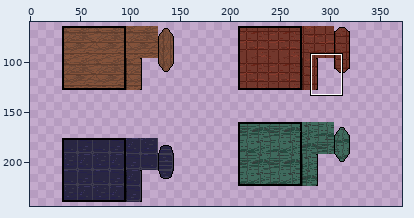
File history of a sprite sheet, Sneaky Game FIX/sprites/sprite20/fa959806-2464-4c30-83c0-533e84de147d.png. The picture above shows the old version from afar; the outline marks the close-up.
Close-up. Old version:
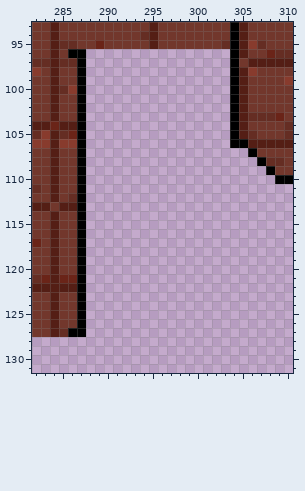
The file is 372x372 pixels. Colours within 5 levels of each other are drawn and written as one. Shown: x 282..310, y 93..131. The wide view leaves out empty margins. The commit also changed other parts of the picture, which this record leaves out.
And afterwards:
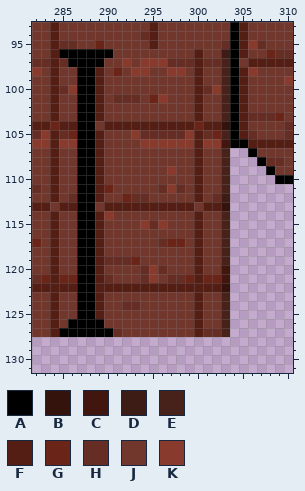
Palette (. is transparent): A #000000  B #34130d  C #41160f  D #3e1c16  E #46221b  F #541e15  G #6a2418  H #652d23  J #72372c  K #883b2d
What changed:
@@ x 282..310 @@
  95 JJFHHJJGJJJJJFJJJJJJJHAFKHJJJ
- 96 JJFJAA................AFJJGHH
- 97 HHFHHA................AJFFFFF
- 98 KJFJJA................AFKJJJJ
- 99 JJFJJA................AFJJJJK
-100 JJFHKA................AFJJJJJ
-101 JJFJJA................AFJJJJJ
-102 JJFJJA................AFJJJJJ
-103 JJFJJA................AFHHHGJ
-104 FFGFFA................AFJJJJH
-105 HKFHGA................AFHJJJH
-106 KKFKKA................AAFFFFF
-107 JJFJJA..................AJJJJ
-108 JJFJJA...................AHHJ
-109 JJFJJA....................AJJ
-110 JJFJJA.....................AA
-111 HJFJJA.......................
-112 JJFJHA.......................
-113 FFJFFA.......................
-114 JJFJJA.......................
-115 JJFJJA.......................
-116 JJFJJA.......................
-117 GJFJJA.......................
-118 JJFJJA.......................
-119 JJFJJA.......................
-120 JJFJJA.......................
-121 HGFGGA.......................
-122 FFFFFA.......................
-123 JJFJJA.......................
-124 JJFJJA.......................
-125 JJFJJA.......................
-126 JJFJJA.......................
-127 JJFHAA.......................
+ 96 JJFAAAAAAJJJJJJJJJFJJDAFJJGHH
+ 97 HHFHAAAAJJKJKKKHHHFHHEAJFFFFF
+ 98 KJFJJAAFJGJKKJJKKJFJJEAFKJJJJ
+ 99 JJFJJAAFJJJJJJJJJJFJJEAFJJJJK
+100 JJFHKAAFJJJJJJJJJJFHKEAFJJJJJ
+101 JJFJJAAFJHHHJGKJJJFJJEAFJJJJJ
+102 JJFJJAAFJJJJJJJJJJFJJEAFJJJJJ
+103 JJFJJAAFJJJJJJJJJJFJJEAFHHHGJ
+104 FFGFFAAJFFFFFFFFFFGFFBAFJJJJH
+105 HKFHGAAFJJJKHHHHHKFHGEAFHJJJH
+106 KKFKKAAFJJJJKKKKKKFKKCAAFFFFF
+107 JJFJJAAFJJJJJJJJJJFJJE..AJJJJ
+108 JJFJJAAFJJJJJJJJJJFJJE...AHHJ
+109 JJFJJAAFJJJJJJJKJJFJJE....AJJ
+110 JJFJJAAFJJJJJJJJJJFJJE.....AA
+111 HJFJJAAFGJJJJJHKHJFJJE.......
+112 JJFJHAAFJJGHHJJJJJFJHD.......
+113 FFJFFAAJFFFFFFFFFFJFFB.......
+114 JJFJJAAFKJJJJJJJJJFJJE.......
+115 JJFJJAAFJJJJKHKJJJFJJE.......
+116 JJFJJAAFJJJJJJJJJJFJJE.......
+117 GJFJJAAFJJJJJJHGGJFJJE.......
+118 JJFJJAAFJJJJJJJJJJFJJE.......
+119 JJFJJAAFHHHGJJJJJJFJJE.......
+120 JJFJJAAFJJJJHKHJJJFJJC.......
+121 HGFGGAAFHJJJHKJHHGFGGC.......
+122 FFFFFAAFFFFFFFFFFFFFFB.......
+123 JJFJJAAFJJJJJJJJJJFJJE.......
+124 JJFJJAAFJJHHJJJJJJFJJE.......
+125 JJFJJAAFJJJJJJJJJJFJJE.......
+126 JJFJAAAAJJJJJJJJJJFJJE.......
+127 JJFAAAAAAHJJJJJJJJFHHE.......
 128 .............................
